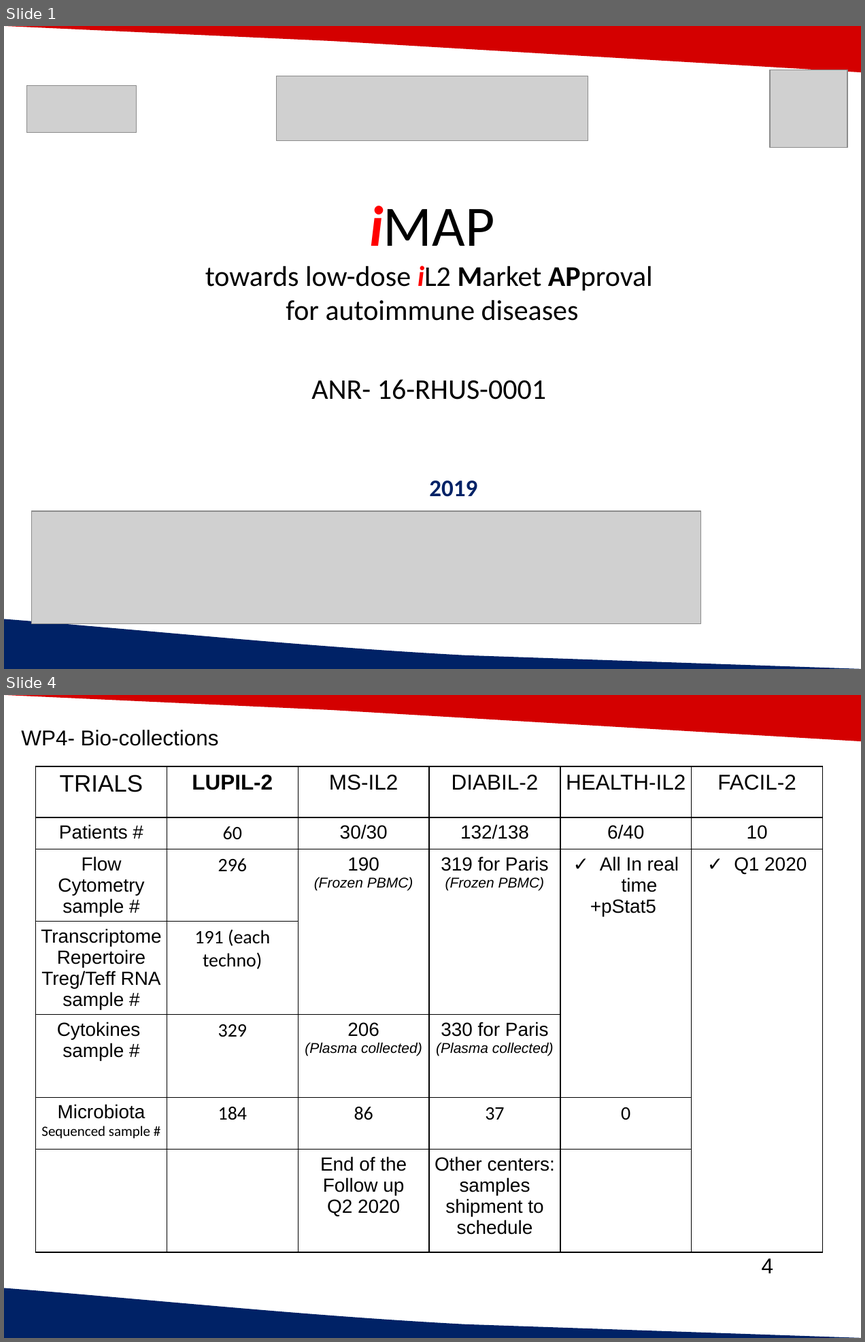
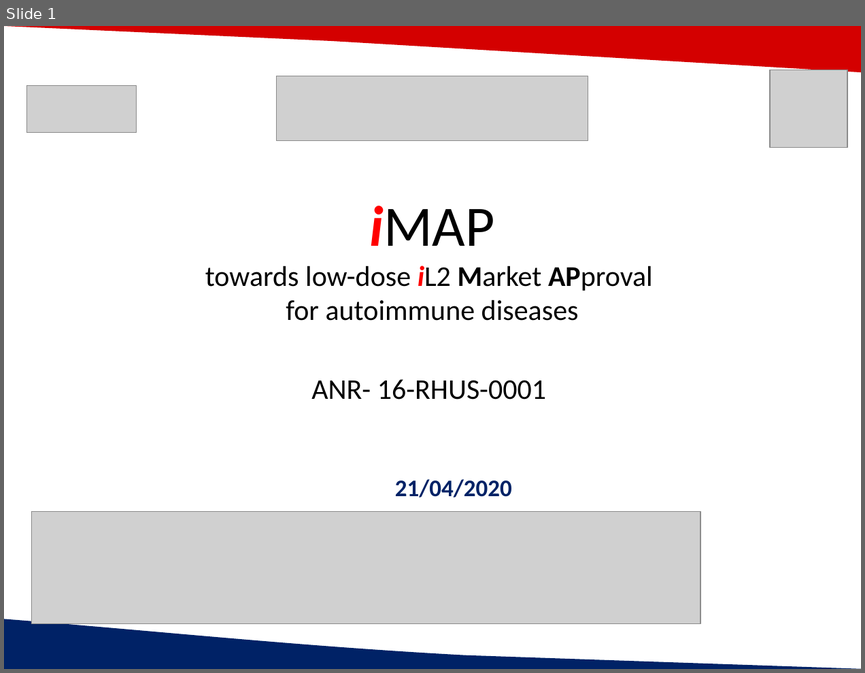
Before and after one commit to Caroline-Peltier/script_bt, a slide deck: pres/IntegrativeAnalysis_ICM_04_21_2020.pptx. Shown one above the other, each under a label of ours: slides 1 and 4 before the commit, slide 1 after it; the slides between them are not shown. The pictures are 865x1342 and 865x673 pixels, drawn with LibreOffice and Linux fonts; fonts in the diff are those of the drawing; grey boxes stand for pictures; background and template pictures are left out. Boxes give left, top, right and bottom in pixels: in the first picture for what was removed or moved away, otherwise in the second. Text is boxed around its words. In the diff, an @@ line names an element or a change of style, - is before the commit and + after.

```diff
--- a/pres/IntegrativeAnalysis_ICM_04_21_2020.pptx
+++ b/pres/IntegrativeAnalysis_ICM_04_21_2020.pptx
@@ slide 4 removed at box(4, 695, 861, 1338), background #FFFFFF; not listed: 2 template elements that a slide beside it also shows @@
@@ text removed at box(21, 730, 219, 746) @@
-WP4- Bio-collections
@@ table removed at box(36, 766, 822, 1241), 7 rows, 6 columns @@
-TRIALS | LUPIL-2 | MS-IL2 | DIABIL-2 | HEALTH-IL2 | FACIL-2
-Patients # | 60 | 30/30 | 132/138 | 6/40 | 10
-Flow Cytometry sample # | 296 | 190 / (Frozen PBMC) | 319 for Paris / (Frozen PBMC) | All In real time / +pStat5 | Q1 2020
-Transcriptome / Repertoire / Treg/Teff RNA / sample # | 191 (each techno) |  |  |  | 
-Cytokines / sample # | 329 | 206 / (Plasma collected) | 330 for Paris / (Plasma collected) |  | 
-Microbiota / Sequenced sample # | 184 | 86 | 37 | 0 | 
- |  | End of the Follow up / Q2 2020 | Other centers: samples shipment to schedule |  | 
@@ page number removed at box(762, 1258, 774, 1273) @@
-4
@@ slide 1 changed as well @@
@@ text at box(395, 479, 512, 497): text changed @@
-2019
+21/04/2020
```
Also in this commit, not shown: 11 slides added, 12 other slides removed, 1 other file.
